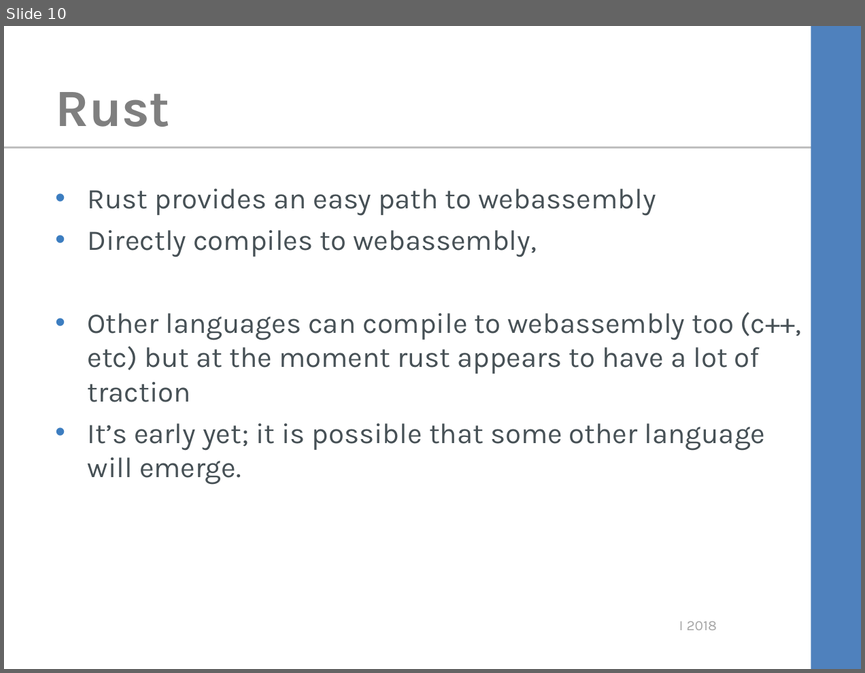
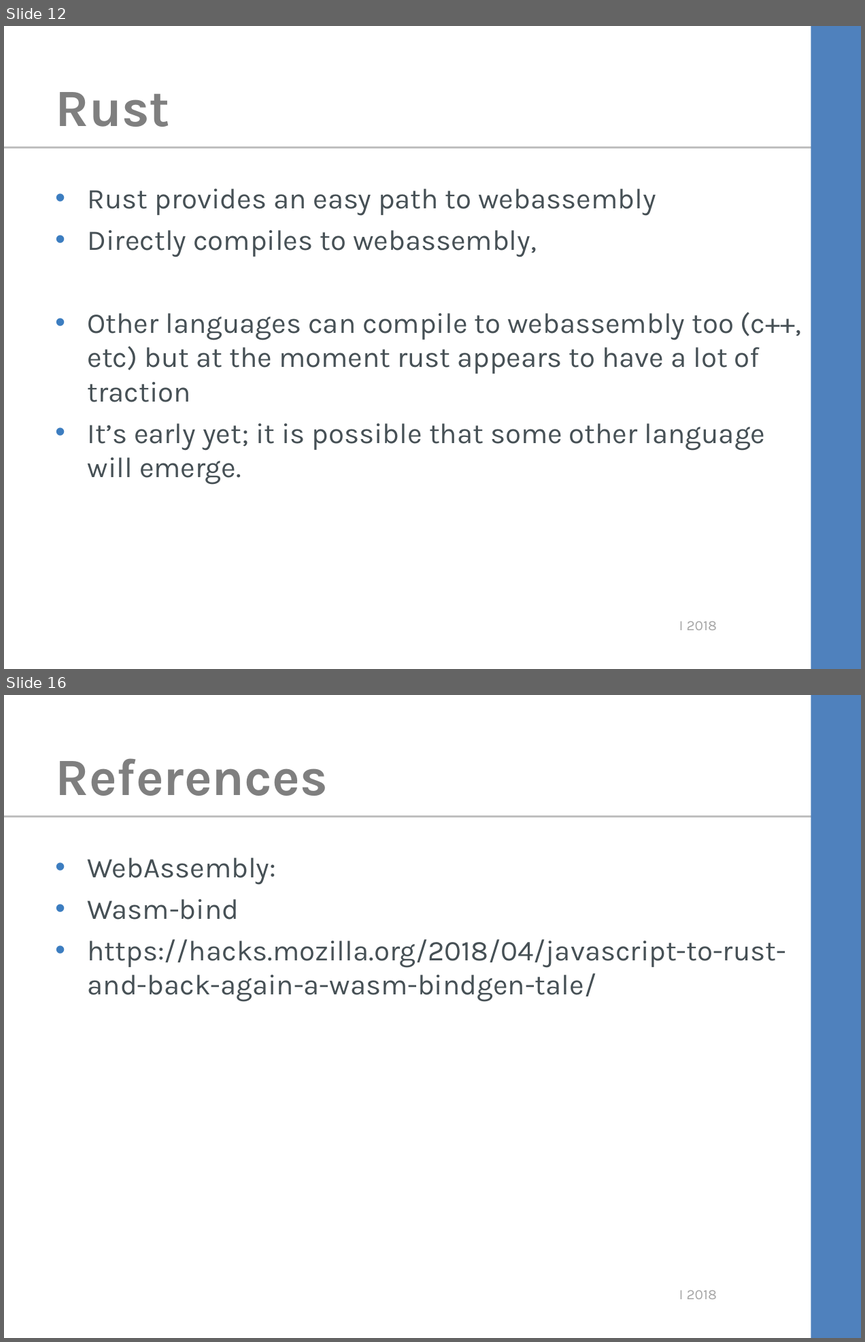
Before and after one commit to kimtuck/WebAssembly, a slide deck: webassembly.ppt. Shown one above the other, each under a label of ours: slide 10 before the commit, slides 12 and 16 after it; the slides between them are not shown. The pictures are 865x673 and 865x1342 pixels, drawn with LibreOffice and Linux fonts; fonts in the diff are those of the drawing; background and template pictures are left out. Boxes give left, top, right and bottom in pixels: in the first picture for what was removed or moved away, otherwise in the second. Text is boxed around its words. In the diff, an @@ line names an element or a change of style, - is before the commit and + after.

```diff
--- a/webassembly.ppt
+++ b/webassembly.ppt
@@ slide 16 added at (4, 695, 861, 1338), background #FFFFFF; not listed: 3 template elements that a slide beside it also shows @@
@@ title added at (56, 758, 328, 796), 44 pt, text #7F7F7F, bold @@
+References
@@ text added at (88, 858, 786, 1002), 24 pt, text #465055 @@
+• WebAssembly:
+• Wasm-bind
+• https://hacks.mozilla.org/2018/04/javascript-to-rust-and-back-again-a-wasm-bindgen-tale/
@@ what was slide 10 is now slide 12 @@
```
Also in this commit, not shown: 5 slides changed, 6 other slides added, 7 slides removed, 3 other files.
